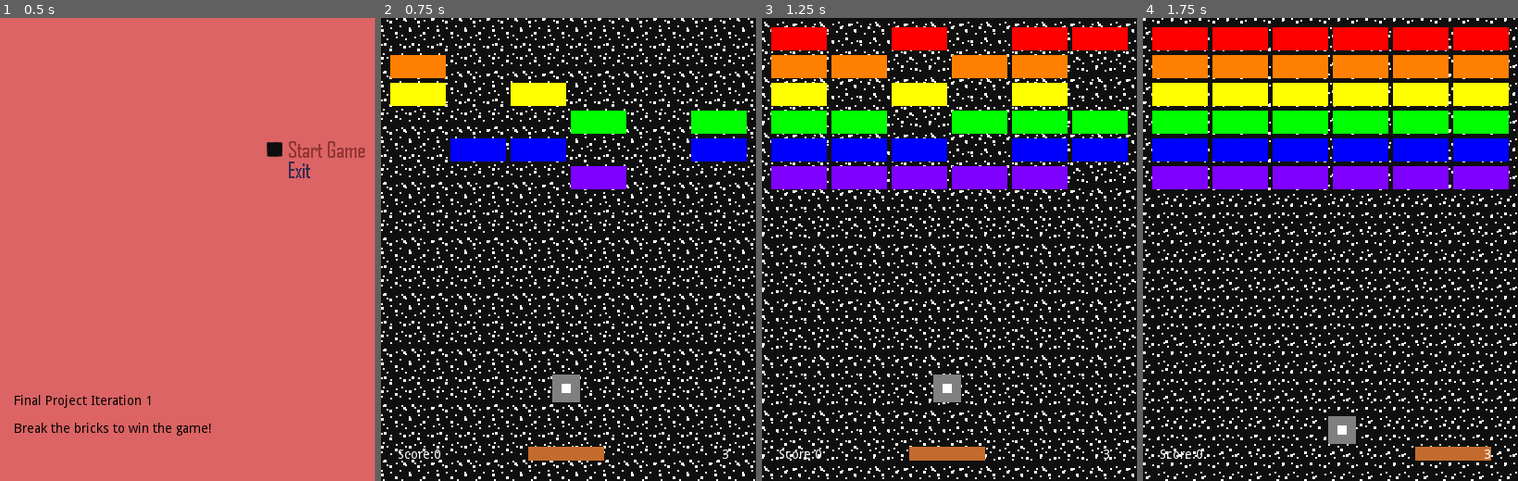
Above: before the commit, frames 1-4 (left to right).
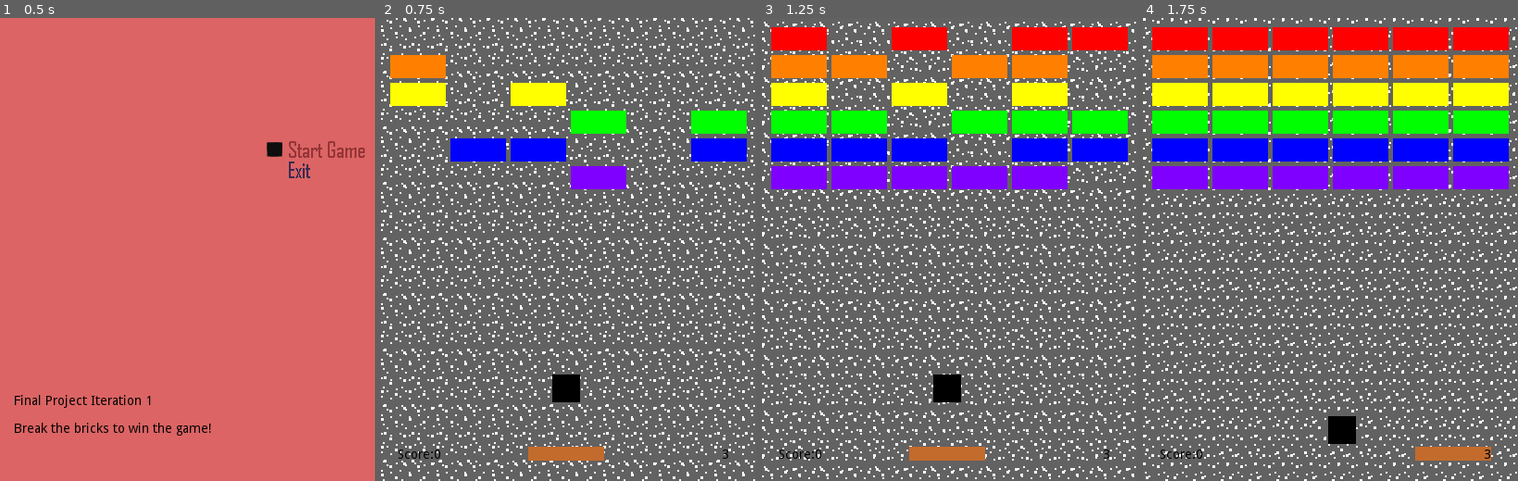
Above: after the commit, the same moments.

Repository: CodyMiner/FP-Breaker-Breaker
Game: Godot game, scene res://src/TitleScreen.tscn
The game is run twice, just before and just after one commit, with the same random seed, the same clock (stepped at 60 frames per second) and the same inputs.
Inputs (mouse positions are in pixels of both pictures, inside the frame that each line leads up to):
- Up to frame 1 (0.5 s): no input
- Up to frame 2 (0.75 s): click (696, 147) at 0.5 s
- Up to frame 3 (1.25 s): no input
- Up to frame 4 (1.75 s): tap Enter (enter) at 1.25 s; hold D (go_right) from 1.28 s (still down); hold Enter (enter) from 1.28 s (still down)

Frame 1 is identical in both runs. In frame 2, 84% of the frame differs, in the area x 0-100%, y 0-100%; in frame 3, 72%; in frame 4, 66%.

Commit message:
Adjust ball, background, and text colors

Diff:
--- a/project/project.godot
+++ b/project/project.godot
@@ -52,5 +52,5 @@
 quality/driver/driver_name="GLES2"
 vram_compression/import_etc=true
 vram_compression/import_etc2=false
-environment/default_clear_color=Color( 0.0588235, 0.0588235, 0.0588235, 1 )
+environment/default_clear_color=Color( 0.384314, 0.384314, 0.384314, 1 )
 environment/default_environment="res://default_env.tres"
--- a/project/src/Background.tscn
+++ b/project/src/Background.tscn
@@ -99,6 +99,7 @@
 margin_right = 339.0
 margin_bottom = 479.0
 size_flags_vertical = 6
+custom_colors/font_color = Color( 0, 0, 0, 1 )
 
 [node name="Hammering" type="AudioStreamPlayer" parent="."]
 stream = ExtResource( 4 )
@@ -108,6 +109,7 @@
 margin_top = 465.0
 margin_right = 404.0
 margin_bottom = 479.0
+custom_colors/font_color = Color( 0, 0, 0, 1 )
 text = "3"
 align = 1
 valign = 1
Binary file changed: project/assets/square_ball.png
